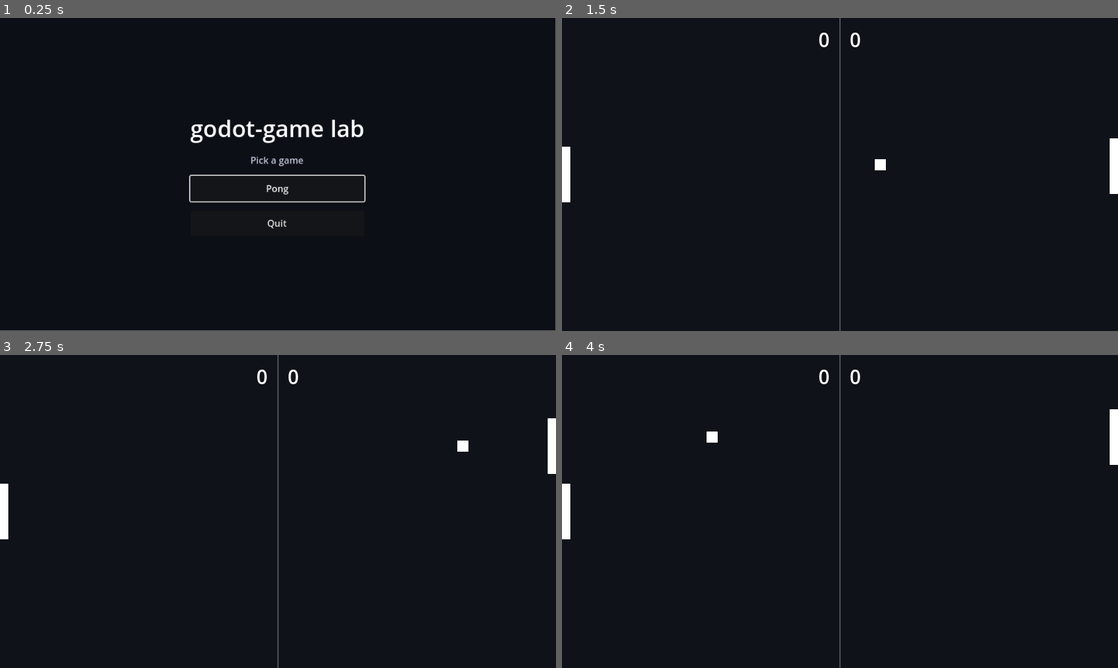
Above: before the commit, frames 1-4 (two rows, left to right).
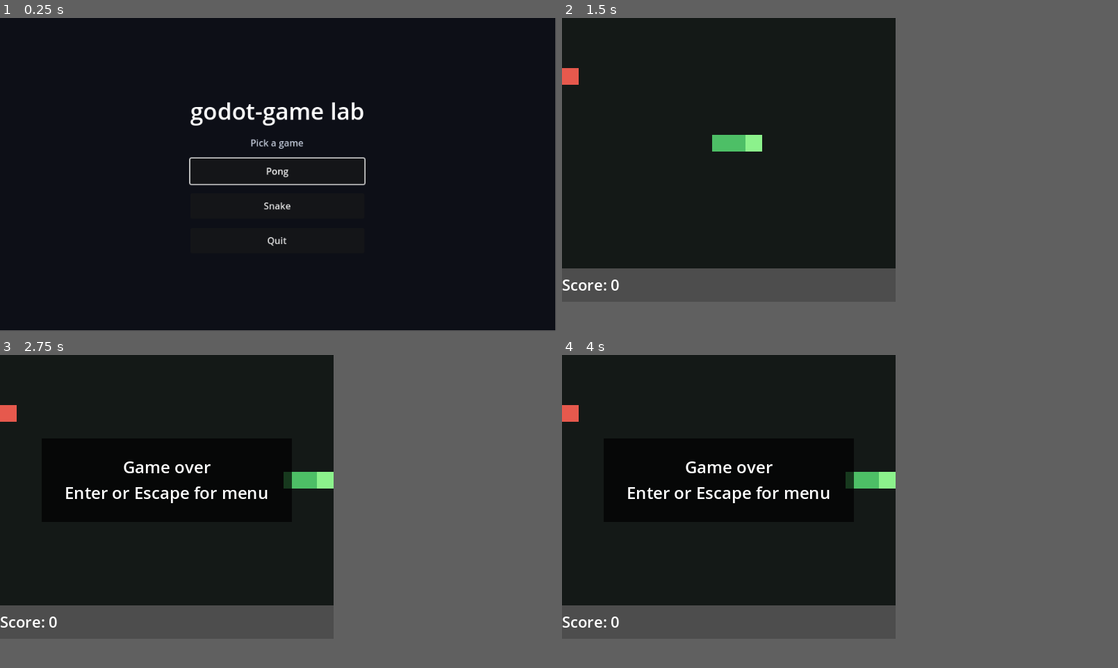
Above: after the commit, the same moments.

Repository: kblaszki/godot-game
Game: Godot game, scene res://lab/lab_host.tscn
Same seed, same stepped clock (60 frames per second), same inputs: the game is played once before the commit and once after it.
Inputs (mouse positions are in pixels of both pictures, inside the frame that each line leads up to):
- Up to frame 1 (0.25 s): no input
- Up to frame 2 (1.5 s): click "Pong" (after the commit: "Snake") at 0.5 s; click "Start" at 1.25 s
- Up to frame 3 (2.75 s): tap Enter (ui_accept) at 2, 2.27 s; move the mouse to (400, 495) at 2.02 s; hold D (snake_right) from 2.03 s (still down); hold Shift from 2.03 s (still down); click (400, 495) at 2.17 s
- Up to frame 4 (4 s): release D (snake_right) at 2.75 s; release Shift at 2.75 s; drag from (728, 527) to (812, 574) at 2.77 s; move the mouse to (895, 442) at 3.52 s; hold D (snake_right) from 3.53 s (still down); tap Ctrl at 3.6 s
In our replay, in frame 2 the window is 800x450 before the commit and 480x408 after it. These sizes can differ from the game's own. Grey fills any space a smaller window leaves; there, only what the larger window draws over its background counts as a difference.

The runs differ from the first frame. In frame 1, 2.8% of the frame differs, in the area x 34-66%, y 26-73%; in frame 2, 7.9%; in frame 3, 8.7%, in the area x 0-100%, y 0-100%; in frame 4, 8.7%.

Commit message:
Register Snake in the lab launcher and docs map.
Makes the second game selectable from the shell and keeps the inventory Diátaxis pages current.

Diff:
--- a/lab/launcher.gd
+++ b/lab/launcher.gd
@@ -3,6 +3,7 @@
 ## Registry of playable games for the lab shell. Add a row per new game host.
 const GAMES := [
 	{"title": "Pong", "host_path": "res://games/pong/app/host.tscn"},
+	{"title": "Snake", "host_path": "res://games/snake/app/host.tscn"},
 ]
 
 @onready var _column: VBoxContainer = $Center/Column
Not shown, changed: docs/index.md
Not shown, changed: docs/reference/source-layout.md
